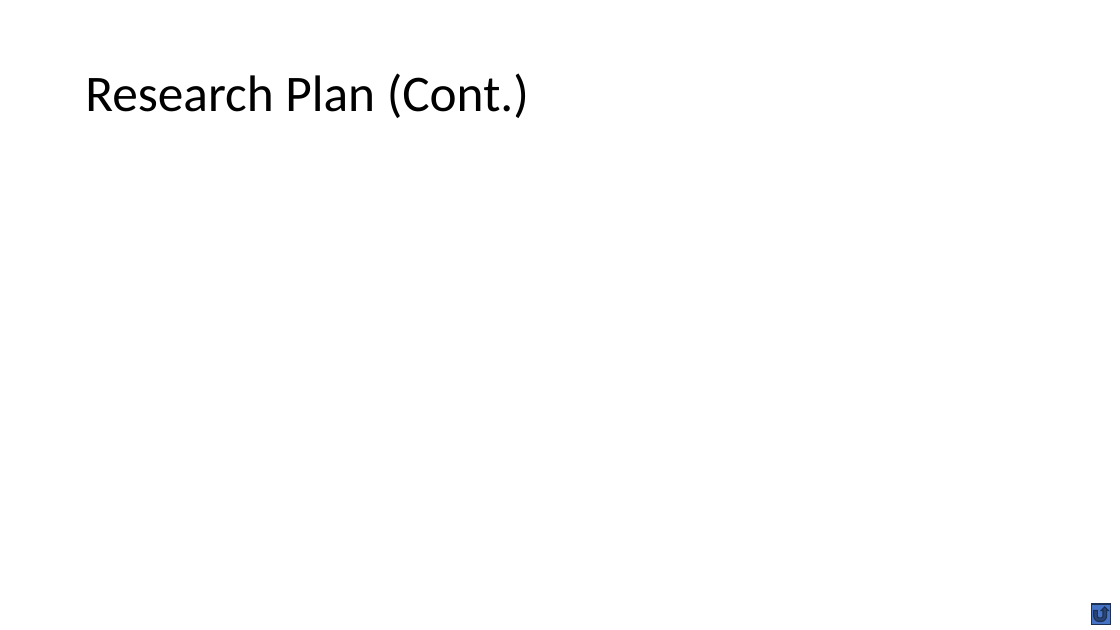
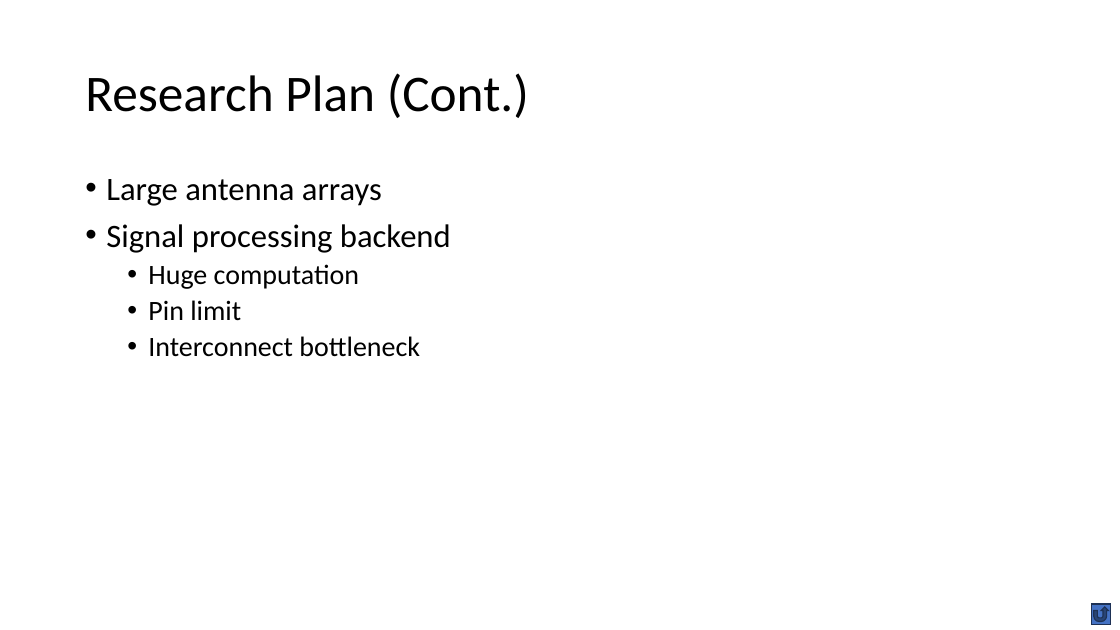
Before and after one commit to wyywyy23/faculty_all_in_one, a slide deck: slide 14 of psu_ee/online_interview/online_interview_notes.pptx. Drawn at 1120x630 pixels with LibreOffice and Linux fonts; fonts in the diff are those of the drawing. Boxes give left, top, right and bottom in pixels: in the first picture for what was removed or moved away, otherwise in the second. Text is boxed around its words. In the diff, an @@ line names an element or a change of style, - is before the commit and + after.

Commit message:
slides

```diff
--- a/psu_ee/online_interview/online_interview_notes.pptx
+++ b/psu_ee/online_interview/online_interview_notes.pptx
@@ text added at bbox=[106, 179, 451, 357], 24 pt, text #000000 @@
+• Large antenna arrays
+• Signal processing backend
+  • Huge computation
+  • Pin limit
+  • Interconnect bottleneck
```
Also in this commit, not shown: 3 other slides changed.
